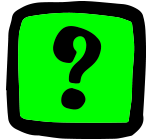
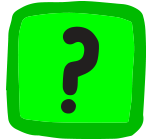
Revision of a layered 152x140 image; what changed, layer by layer:
painted on "Vector Smart Object1" over <box>6,1,146,139</box>
